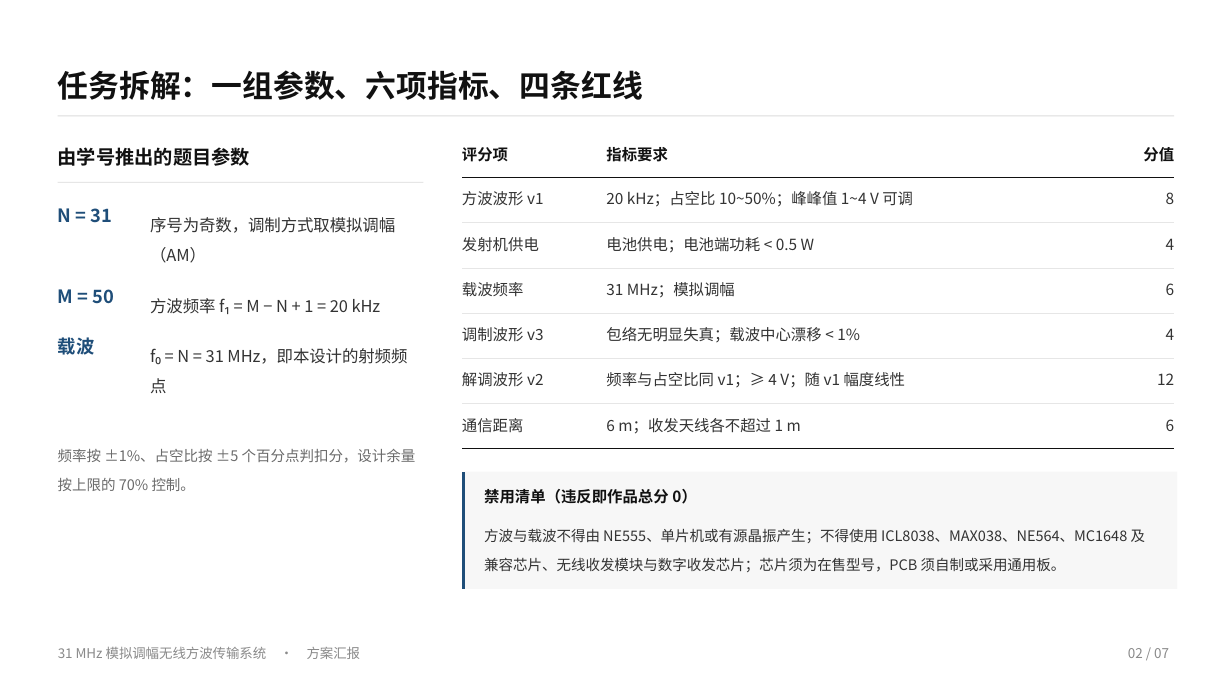
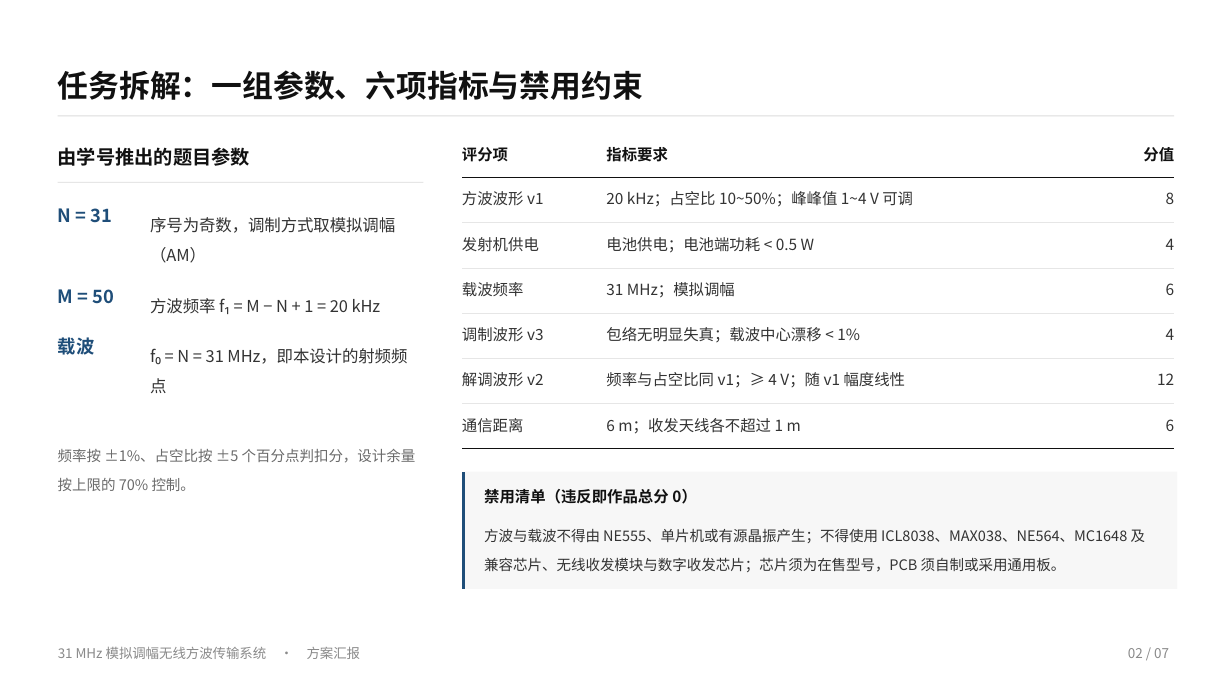
Before and after one commit to Xin-zimu/am-31mhz-circuit, a slide deck: slide 2 of 31MHz无线传输系统_方案汇报/31MHz无线传输系统_方案汇报.pptx. Drawn at 1232x693 pixels with LibreOffice and Linux fonts; fonts in the diff are those of the drawing. Boxes give left, top, right and bottom in pixels: in the first picture for what was removed or moved away, otherwise in the second. Text is boxed around its words. In the diff, an @@ line names an element or a change of style, - is before the commit and + after.

```diff
--- a/31MHz无线传输系统_方案汇报/31MHz无线传输系统_方案汇报.pptx
+++ b/31MHz无线传输系统_方案汇报/31MHz无线传输系统_方案汇报.pptx
@@ text at box(58, 70, 643, 100): text changed @@
-任务拆解：一组参数、六项指标、四条红线
+任务拆解：一组参数、六项指标与禁用约束
```
Also in this commit, not shown: 5 other slides changed, 13 other files.
